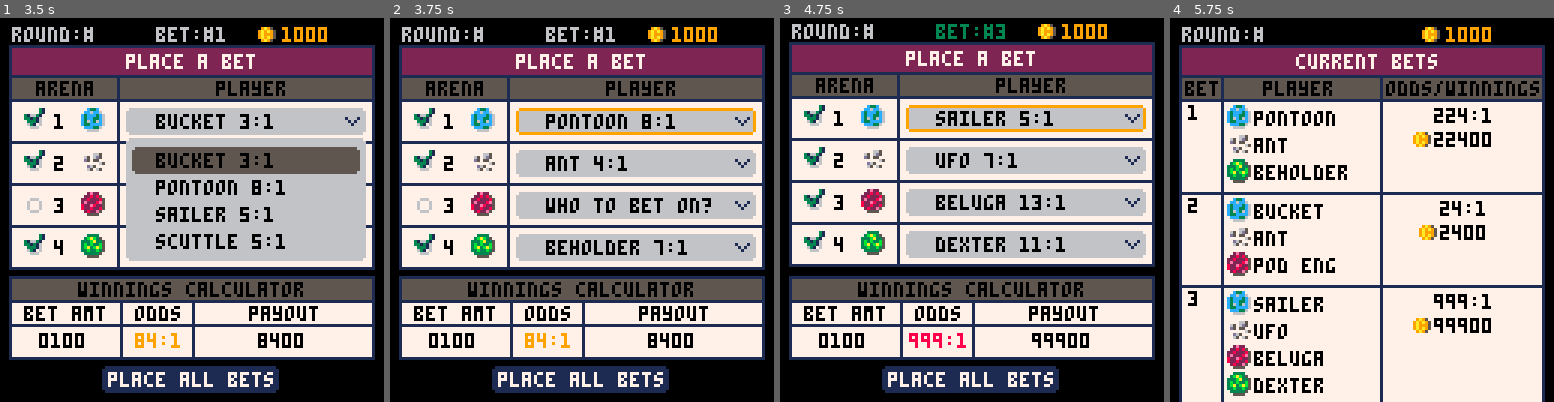
Above: before the commit, frames 1-4 (left to right).
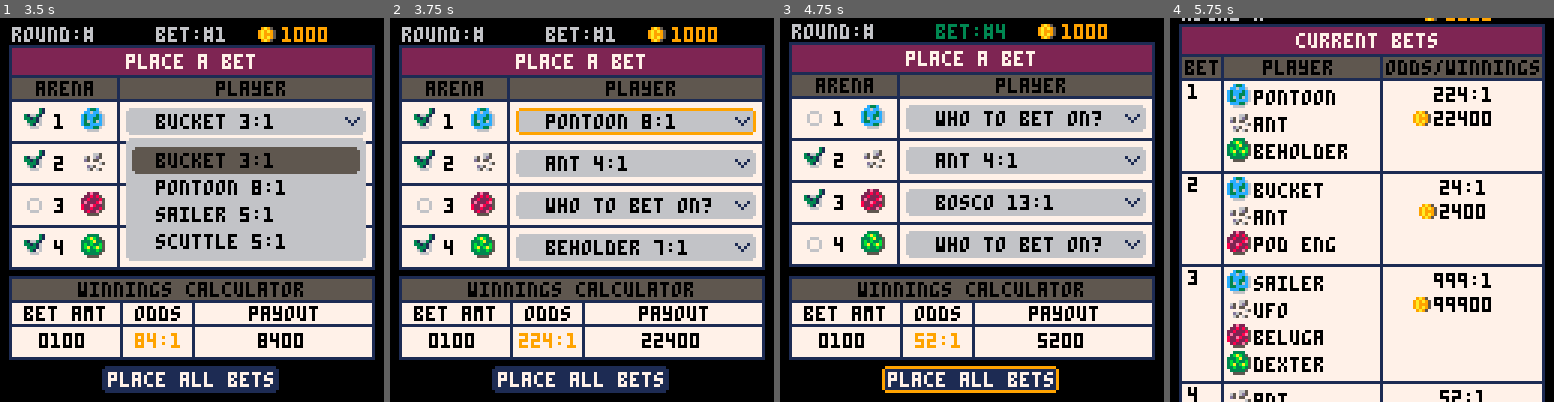
Above: after the commit, the same moments.

Repository: suspicious-smoke/club-bets-pico8
Game: PICO-8 cartridge club-bets.p8
Two runs of this game, one before a commit and one after it. Both use one fixed random seed, a clock stepped at 60 frames per second and the inputs below.
Inputs:
- Up to frame 1 (3.5 s): tap X (X key) at 0.33, 1.07, 1.85, 2.97 s; tap O (Z key) at 0.7, 1.7, 2.1, 2.5, 2.9, 3.3 s; hold Right 1.6-2.1 s; hold Up 2.15-2.42 s; hold Right 2.47-3.03 s; hold Left from 3.08 s (still down)
- Up to frame 2 (3.75 s): release Left at 3.58 s; hold Down from 3.63 s (still down); tap O (Z key) at 3.7 s
- Up to frame 3 (4.75 s): release Down at 3.97 s; hold Right 4.02-4.68 s; tap X (X key) at 4.08 s; tap O (Z key) at 4.1, 4.5 s; hold Up from 4.73 s (still down)
- Up to frame 4 (5.75 s): tap O (Z key) at 4.9, 5.3, 5.7 s; release Up at 5.03 s; hold Left 5.08-5.68 s; tap X (X key) at 5.2 s; hold Down from 5.73 s (still down)

Frame 1 is identical in both runs. In frame 2, 0.5% of the frame differs, in the area x 33-81%, y 82-86%; in frame 3, 4.3%; in frame 4, 33%, in the area x 2-98%, y 0-100%.

Commit message:
get_winners function

Diff:
--- a/club-bets.p8
+++ b/club-bets.p8
@@ -56,7 +55,7 @@
 		{"fire",{12,4}},
 	}
 	round_features={{},{},{},{}}--ids of arena features for current round
-
+	round_winners={}
 	--build initial bets
 	--a single bet for example is bet={amount(4char array), { {t,f,f,f},... }}
 	-- where { {t,f,f,f},... } is the arenas and selected players
@@ -109,6 +108,7 @@
 	--init_quickbetpage()
 	--init_ticket()
 	init_betpage()
+	get_winners()
 	--init_confirm()
 end
 
@@ -714,10 +714,30 @@
 	return return_str
 end
 
-
-
-function run_race()
-
+function get_winners()
+	round_winners={}
+	for i_arena=1,4 do
+		scores={}
+		for i_a_player=1,4 do
+			local _arena_plyr=arenas[i_arena][i_a_player]
+			local p_score=_arena_plyr[2]+_arena_plyr[3]+explode_d6()+explode_d6()+explode_d6()
+			add(scores,p_score)
+		end
+		_rwinner=1
+		for s=1,4 do
+			if scores[s]==scores[_rwinner] then
+				if d6()>3 then--roll to beat ties
+					_rwinner=s
+				end
+			elseif scores[s]>scores[_rwinner] then
+				_rwinner=s
+			end
+		end
+		round_winners[i_arena]=_rwinner
+	end
+	-- for i=1,4 do
+	-- 	debug[i]=round_winners[i]
+	-- end
 end
 -->8
 --helpers
@@ -731,6 +751,7 @@
 			run_loop=false
 		end
 	end
+	return total
 end
 
 function hcenter(s)
